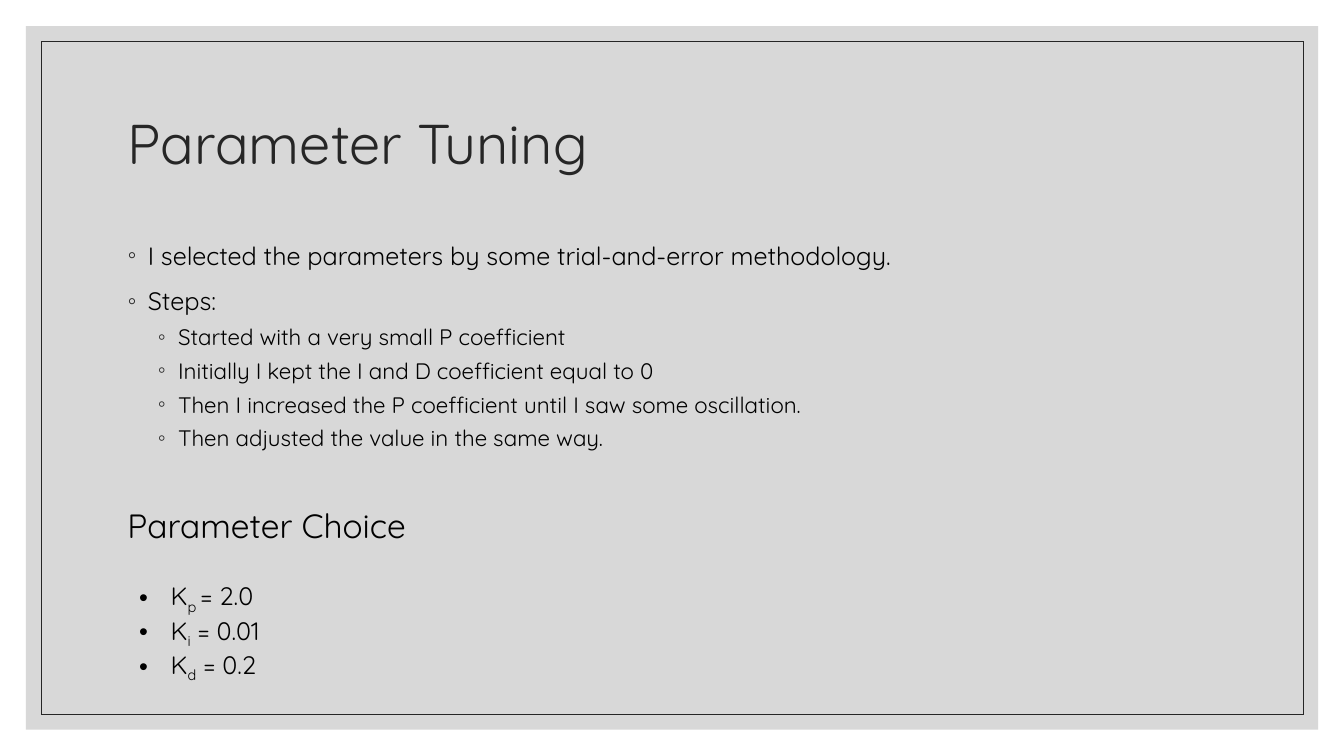
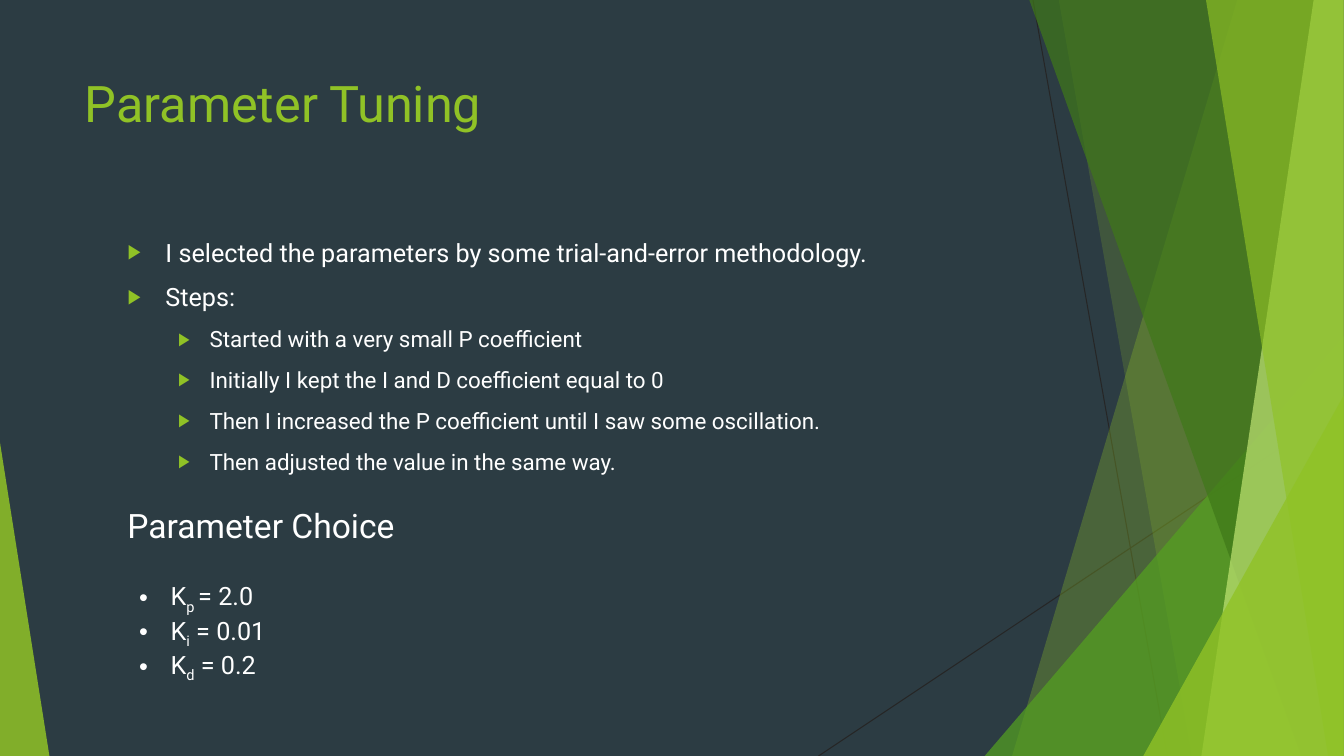
Before and after one commit to kunalgaurav18/FuzzyLogic, a slide deck: slide 3 of Intelligent Systems.pptx. Drawn at 1344x756 pixels with LibreOffice and Linux fonts; fonts in the diff are those of the drawing. Boxes give left, top, right and bottom in pixels: in the first picture for what was removed or moved away, otherwise in the second. Text is boxed around its words. In the diff, an @@ line names an element or a change of style, - is before the commit and + after.

```diff
--- a/Intelligent Systems.pptx
+++ b/Intelligent Systems.pptx
@@ background #FFFFFF to #2C3C43 @@
@@ rectangle removed at (26, 26, 1319, 730) @@
@@ rectangle removed at (41, 41, 1304, 715) @@
@@ title "Parameter Tuning": place and size @@
-title "Parameter Tuning" at (128, 125, 588, 175)
+title "Parameter Tuning" at (85, 86, 482, 133)
@@ title "Parameter Tuning" at (85, 86, 482, 133): size 40 to 36 pt, font Quicksand to Roboto, text colour #262626 to #90C226; line spacing 0.9 to 1; vertical alignment middle to top @@
@@ text "I selected the parameters by ..." at (165, 243, 866, 475): font Quicksand to Roboto, text colour #000000 to #FFFFFF; bullet ◦ to ▶; line spacing 1.1 to 1; more space between paragraphs; bullet colour #262626 to #90C226 @@
@@ group added at (0, 0, 1344, 756): 5 freeform shapes, 3 triangles, 2 lines @@
@@ text "Parameter Choice" at (127, 512, 394, 539): font Quicksand to Roboto, text colour #000000 to #FFFFFF @@
@@ text "Kp = 2.0" at (216, 587, 265, 675): font Quicksand to Roboto, text colour #000000 to #FFFFFF @@
```
Also in this commit, not shown: 8 other slides changed, 6 slides added, 4 slides removed, 4 other files.
